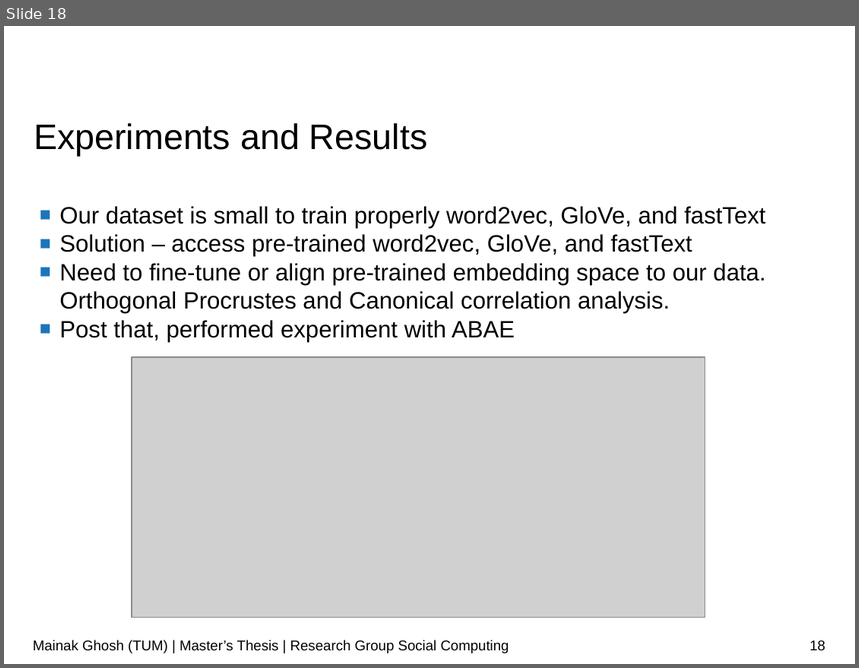
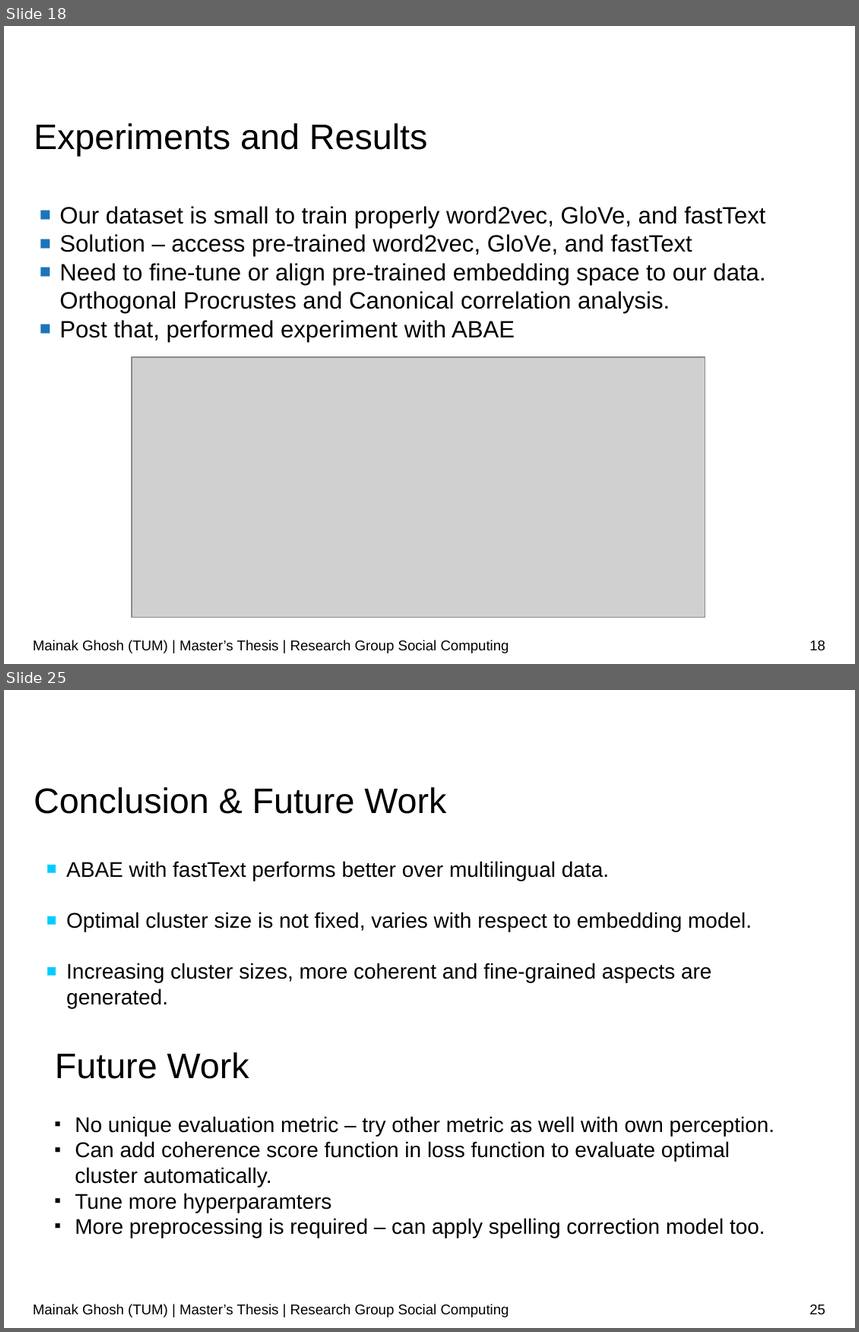
Before and after one commit to ghoshmainak/mainak-master-thesis, a slide deck: report/thesis-ppt.odp. Shown one above the other, each under a label of ours: slide 18 before the commit, slides 18 and 25 after it; the slides between them are not shown. The pictures are 859x668 and 859x1332 pixels, drawn with LibreOffice and Linux fonts; fonts in the diff are those of the drawing; grey boxes stand for pictures; background and template pictures are left out. Boxes give left, top, right and bottom in pixels: in the first picture for what was removed or moved away, otherwise in the second. Text is boxed around its words. In the diff, an @@ line names an element or a change of style, - is before the commit and + after.

```diff
--- a/report/thesis-ppt.odp
+++ b/report/thesis-ppt.odp
@@ slide 25 added at (x1=4, y1=690, x2=855, y2=1328), background #FFFFFF @@
@@ title added at (x1=34, y1=787, x2=446, y2=814), 30 pt, text #000000 @@
+Conclusion & Future Work
@@ text added at (x1=66, y1=861, x2=752, y2=1008), 18 pt, text #000000 @@
+■ ABAE with fastText performs better over multilingual data.
+■ Optimal cluster size is not fixed, varies with respect to embedding model.
+■ Increasing cluster sizes, more coherent and fine-grained aspects are generated.
@@ text added at (x1=55, y1=1053, x2=249, y2=1079), 30 pt, text #000000 @@
+Future Work
@@ text added at (x1=75, y1=1116, x2=775, y2=1238), 18 pt, text #000000 @@
+■ No unique evaluation metric – try other metric as well with own perception.
+■ Can add coherence score function in loss function to evaluate optimal cluster automatically.
+■ Tune more hyperparamters
+■ More preprocessing is required – can apply spelling correction model too.
@@ text added at (x1=33, y1=1304, x2=509, y2=1318), 12 pt, text #000000 @@
+Mainak Ghosh (TUM) | Master’s Thesis | Research Group Social Computing
@@ page number added at (x1=810, y1=1305, x2=826, y2=1315), 12 pt, text #000000 @@
+25
```
Also in this commit, not shown: 8 other slides added, 16 slides removed, 1 other file.
